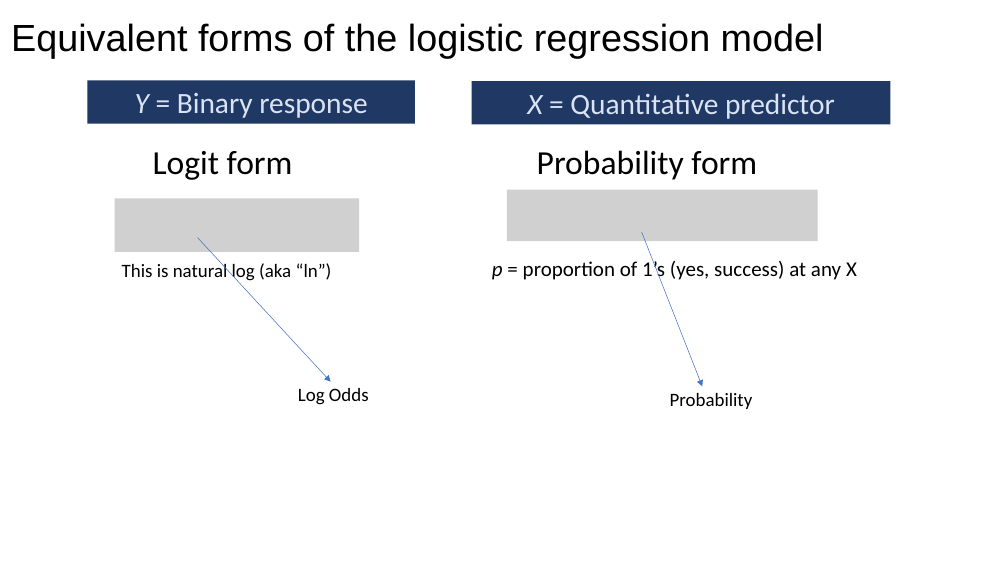
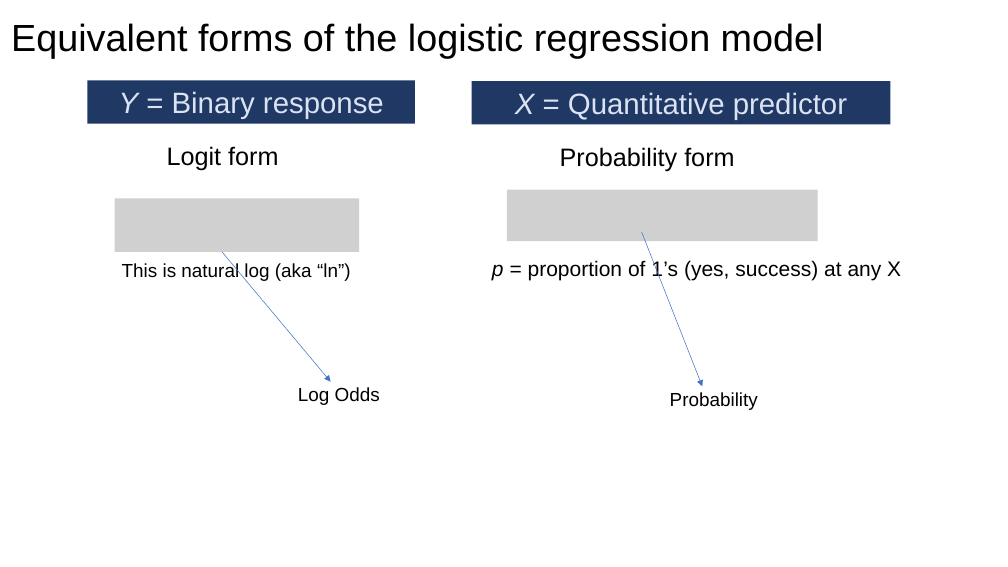
Before and after one commit to issues-osu/statsii-spring2026, a slide deck: slide 43 of slides/logistic/logistic_regression-lecture.pptx (slide 47 before the commit). Drawn at 1008x567 pixels with LibreOffice and Linux fonts; fonts in the diff are those of the drawing; grey boxes stand for pictures. Boxes give left, top, right and bottom in pixels: in the first picture for what was removed or moved away, otherwise in the second. Text is boxed around its words. In the diff, an @@ line names an element or a change of style, - is before the commit and + after.

```diff
--- a/slides/logistic/logistic_regression-lecture.pptx
+++ b/slides/logistic/logistic_regression-lecture.pptx
@@ text "Logit form" at [167,146,278,171]: size 32 to 24 pt, font Calibri to Arial @@
@@ text "Probability form" at [560,147,734,172]: size 32 to 24 pt, font Calibri to Arial @@
@@ arrow moved from (197, 237) - (330, 382) to (222, 252) - (330, 382) @@
@@ font Calibri to Arial in 6 elements at [88,80,415,123], [472,81,891,124], [298,387,380,405], [492,260,901,281], [122,262,351,281], [670,392,758,410] @@
```
Also in this commit, not shown: 16 other slides changed, 7 slides added, 4 slides removed, 4 other files.
